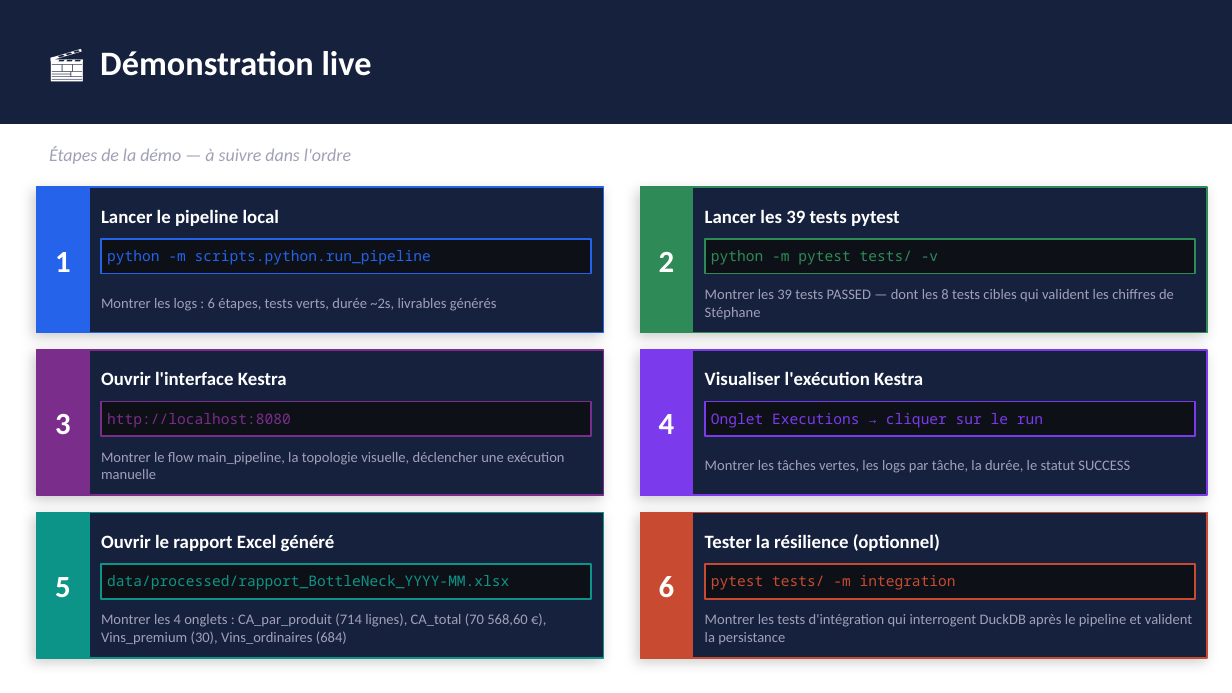
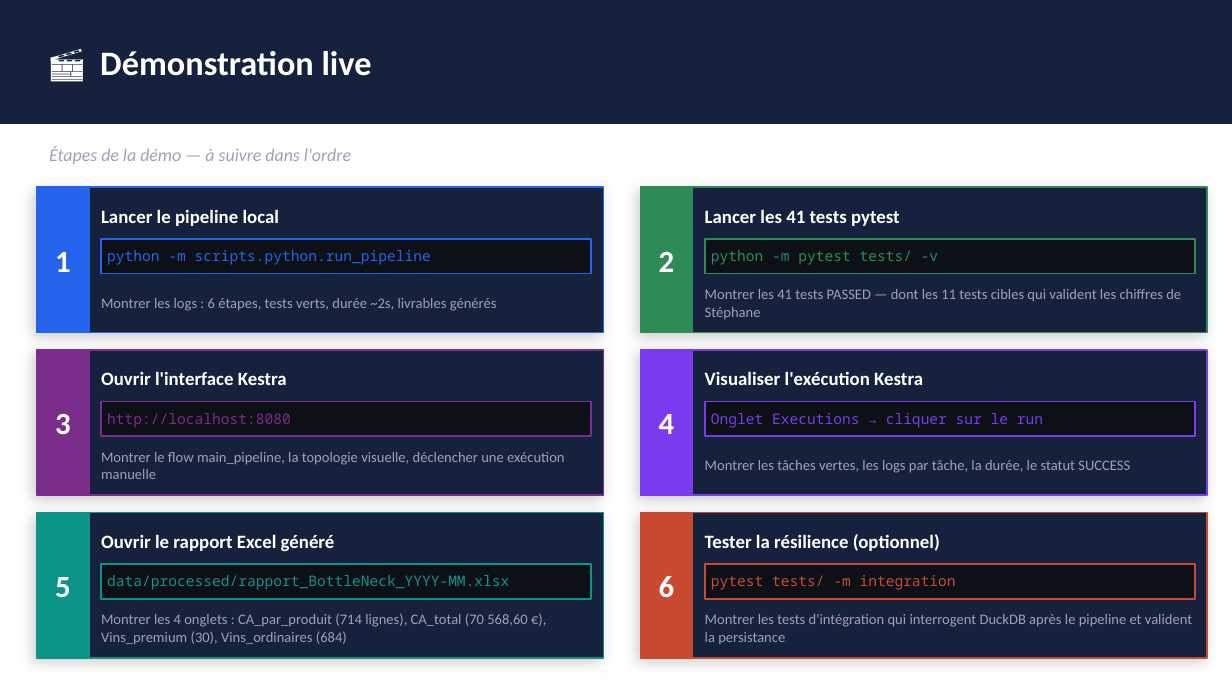
Before and after one commit to mcourte/DE_Projet_10, a slide deck: slide 11 of BottleNeck_Pipeline.pptx. Drawn at 1232x693 pixels with LibreOffice and Linux fonts; fonts in the diff are those of the drawing. Boxes give left, top, right and bottom in pixels: in the first picture for what was removed or moved away, otherwise in the second. Text is boxed around its words. In the diff, an @@ line names an element or a change of style, - is before the commit and + after.

```diff
--- a/BottleNeck_Pipeline.pptx
+++ b/BottleNeck_Pipeline.pptx
@@ text at box(705, 209, 900, 226): text changed @@
-Lancer les 39 tests pytest
+Lancer les 41 tests pytest
@@ text at box(705, 289, 1181, 319): text changed @@
-Montrer les 39 tests PASSED — dont les 8 tests cibles qui valident les chiffres de Stéphane
+Montrer les 41 tests PASSED — dont les 11 tests cibles qui valident les chiffres de Stéphane
```
Also in this commit, not shown: 10 other slides changed.
